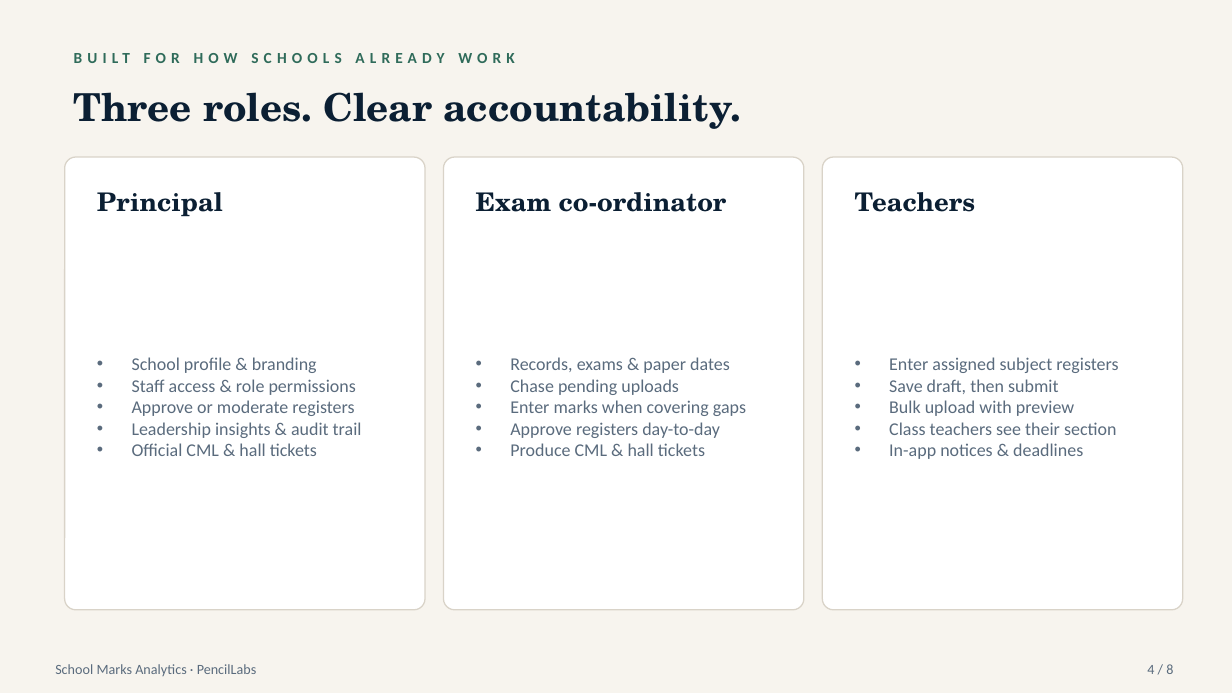
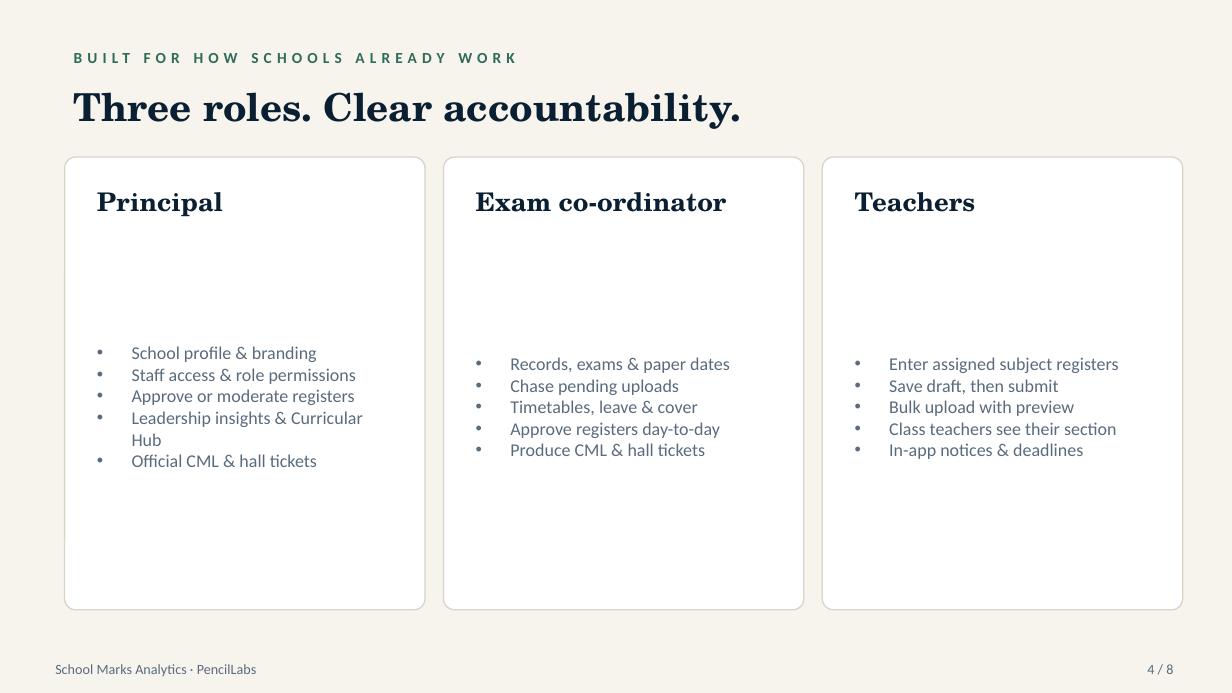
Before and after one commit to akhil-vs/MarkAnalysis, a slide deck: slide 4 of docs/pitch/School-Marks-Analytics-Principal-Pitch.pptx. Drawn at 1232x693 pixels with LibreOffice and Linux fonts; fonts in the diff are those of the drawing. Boxes give left, top, right and bottom in pixels: in the first picture for what was removed or moved away, otherwise in the second. Text is boxed around its words. In the diff, an @@ line names an element or a change of style, - is before the commit and + after.

```diff
--- a/docs/pitch/School-Marks-Analytics-Principal-Pitch.pptx
+++ b/docs/pitch/School-Marks-Analytics-Principal-Pitch.pptx
@@ text at (132, 411, 363, 446): text changed @@
-• Leadership insights & audit trail
+• Leadership insights & Curricular Hub
@@ text at (510, 400, 698, 415): text changed @@
-• Enter marks when covering gaps
+• Timetables, leave & cover
```
Also in this commit, not shown: 4 other slides changed, 16 other files.
